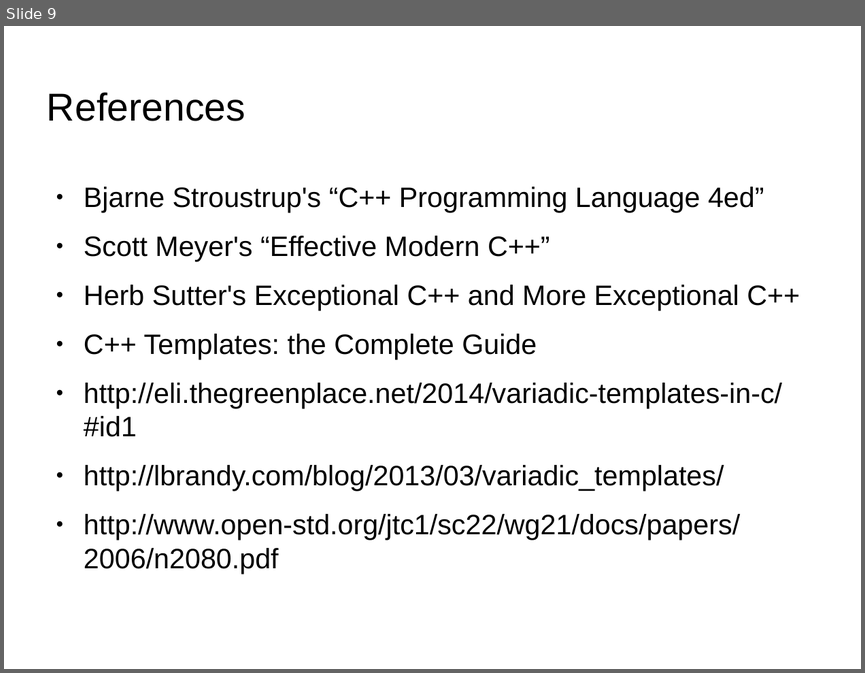
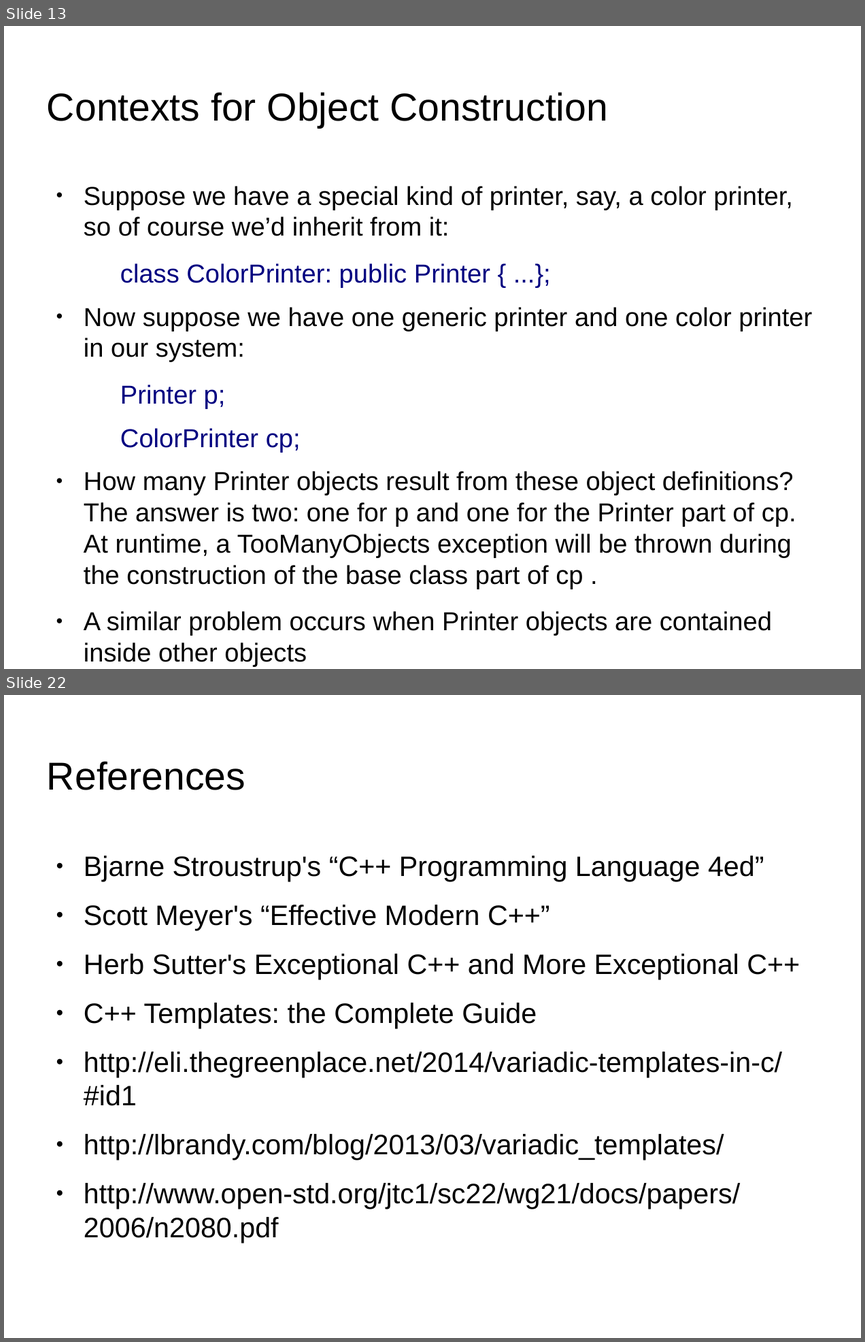
Before and after one commit to kks32/cpp-software-development, a slide deck: Ex19_Lazy_Evaluation_Reference_Counting/Ex19_Lazy_Evaluation_Reference_Counting.odp. Shown one above the other, each under a label of ours: slide 9 before the commit, slides 13 and 22 after it; the slides between them are not shown. The pictures are 865x673 and 865x1342 pixels, drawn with LibreOffice and Linux fonts; fonts in the diff are those of the drawing; background and template pictures are left out. Boxes give left, top, right and bottom in pixels: in the first picture for what was removed or moved away, otherwise in the second. Text is boxed around its words. In the diff, an @@ line names an element or a change of style, - is before the commit and + after.

Commit message:
Limiting object instantiation

```diff
--- a/Ex19_Lazy_Evaluation_Reference_Counting/Ex19_Lazy_Evaluation_Reference_Counting.odp
+++ b/Ex19_Lazy_Evaluation_Reference_Counting/Ex19_Lazy_Evaluation_Reference_Counting.odp
@@ slide 13 added at <box>4,26,861,669</box>, background picture (left out) @@
@@ title added at <box>47,92,609,128</box>, 36 pt, text #000000 @@
+Contexts for Object Construction
@@ text added at <box>84,186,812,667</box>, 24.1 pt, text #000000 @@
+● Suppose we have a special kind of printer, say, a color printer, so of course we’d inherit from it:
+  class ColorPrinter: public Printer { ...};
+● Now suppose we have one generic printer and one color printer in our system:
+  Printer p;
+  ColorPrinter cp;
+● How many Printer objects result from these object definitions? The answer is two: one for p and one for the Printer part of cp. At runtime, a TooManyObjects exception will be thrown during the construction of the base class part of cp .
+● A similar problem occurs when Printer objects are contained inside other objects
@@ what was slide 9 is now slide 22 @@
```
Also in this commit, not shown: 12 other slides added, 1 other file.
